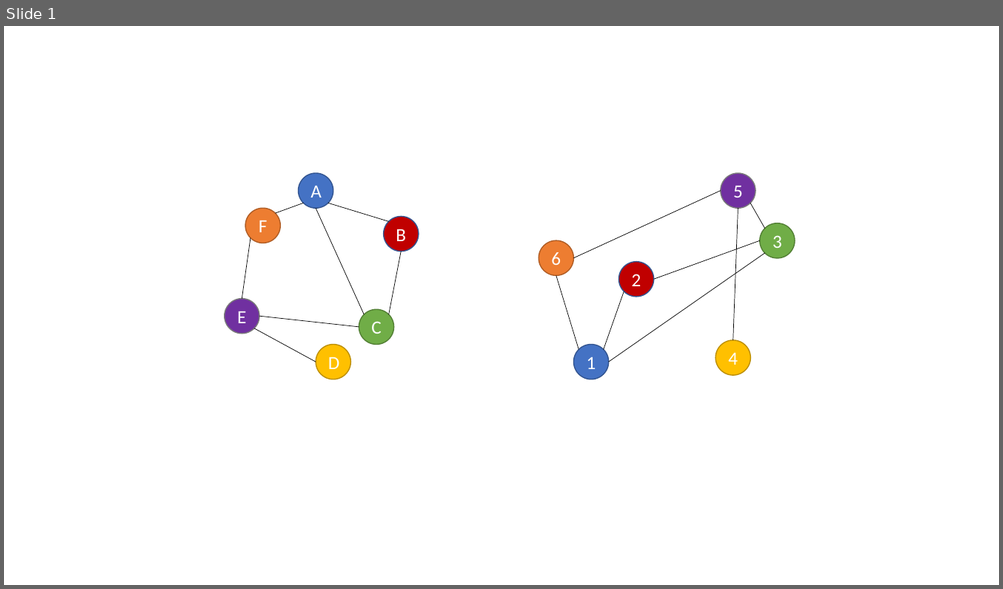
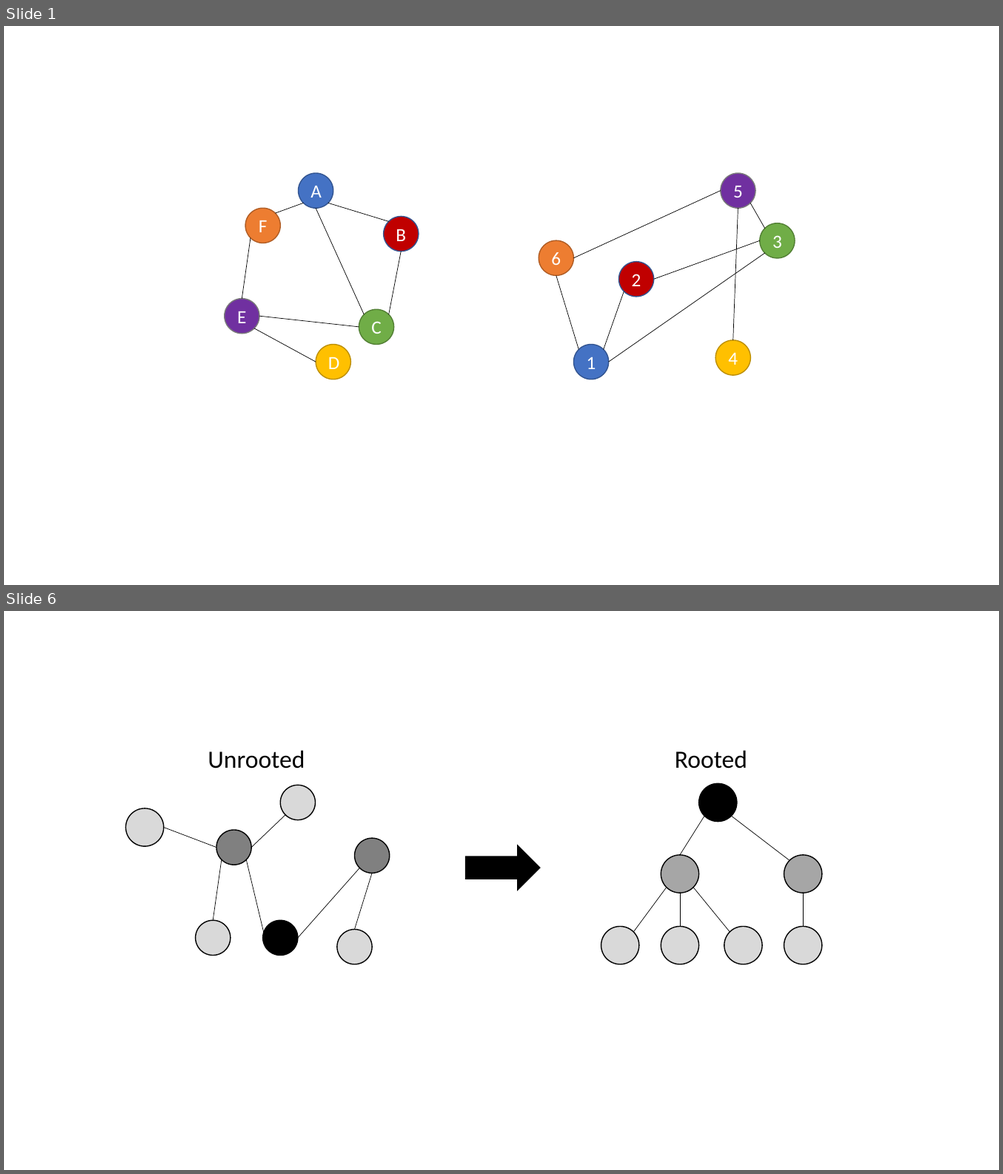
Before and after one commit to taylorSci/frequent-subtree-mining, a slide deck: mini-lecture figures.pptx. Shown one above the other, each under a label of ours: slide 1 before the commit, slides 1 and 6 after it; the slides between them are not shown. The pictures are 1003x589 and 1003x1174 pixels, drawn with LibreOffice and Linux fonts; fonts in the diff are those of the drawing. Boxes give left, top, right and bottom in pixels: in the first picture for what was removed or moved away, otherwise in the second. Text is boxed around its words. In the diff, an @@ line names an element or a change of style, - is before the commit and + after.

```diff
--- a/mini-lecture figures.pptx
+++ b/mini-lecture figures.pptx
@@ slide 6 added at (4, 611, 999, 1170), background #FFFFFF @@
@@ group added at (125, 750, 390, 965): 7 ellipses, 6 lines, 1 text @@
+Unrooted
@@ group added at (601, 750, 822, 965): 7 ellipses, 6 lines, 1 text @@
+Rooted
@@ right arrow added at (466, 846, 540, 890), fill #000000, outline #000000 1 pt @@
```
Also in this commit, not shown: 5 other slides added, 1 slide removed, 1 other file.
